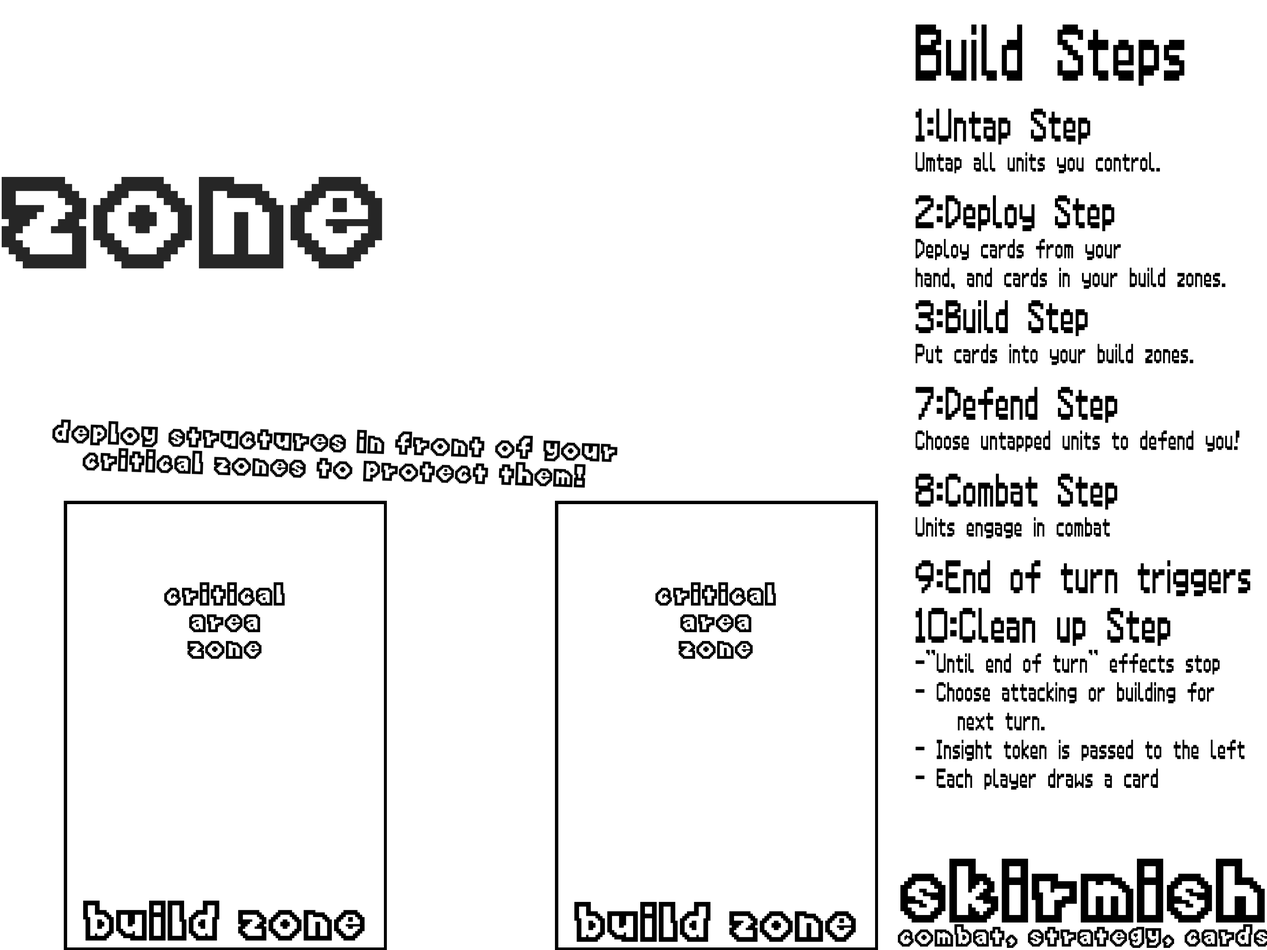
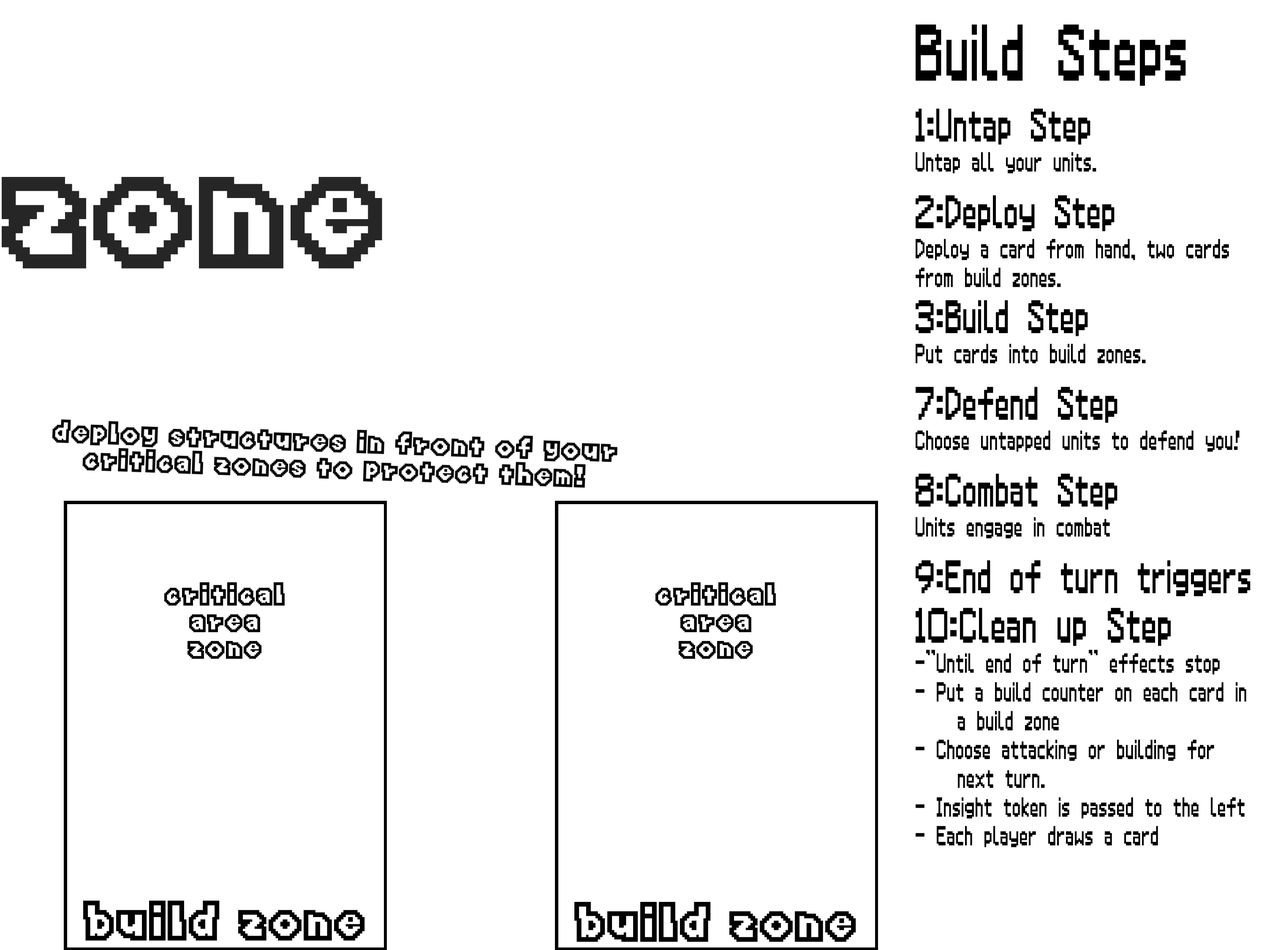
Layers edited between the first and the second 1267px x 950px image:
painted on "Build Steps ..." over [915, 24, 1246, 848]
removed layer "skirmish ..." over [897, 858, 1267, 948]
